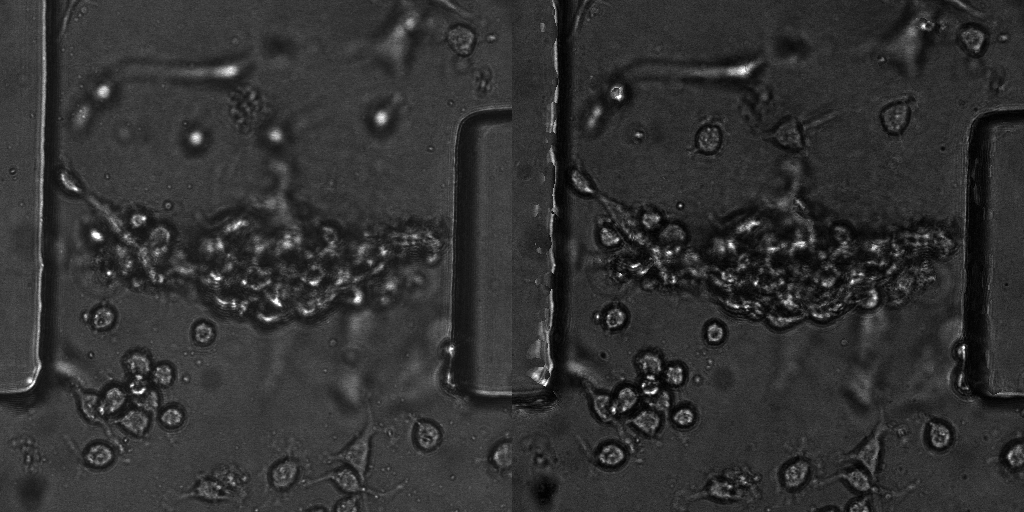
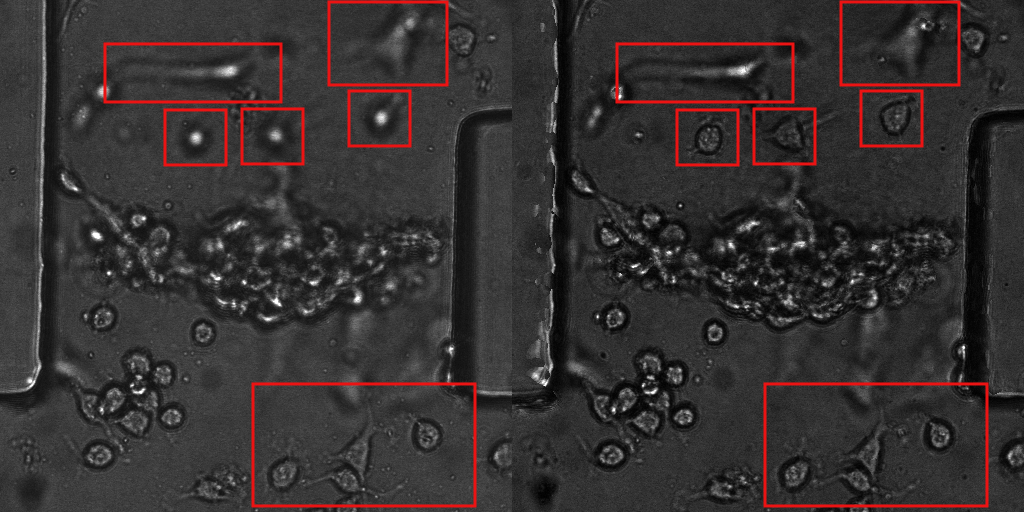
Layer changes from the first 1024×512 image to the second:
added layer "Boxes" above "422-zbf_example-050714_s13_ch-zbf_t00_z00.tiff" over bbox(103, 0, 989, 508)
